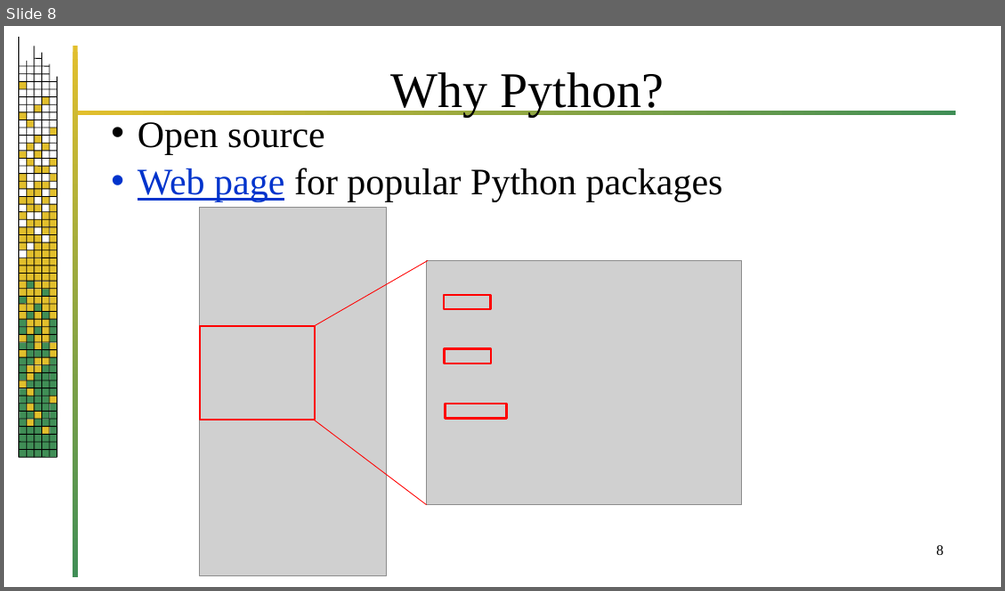
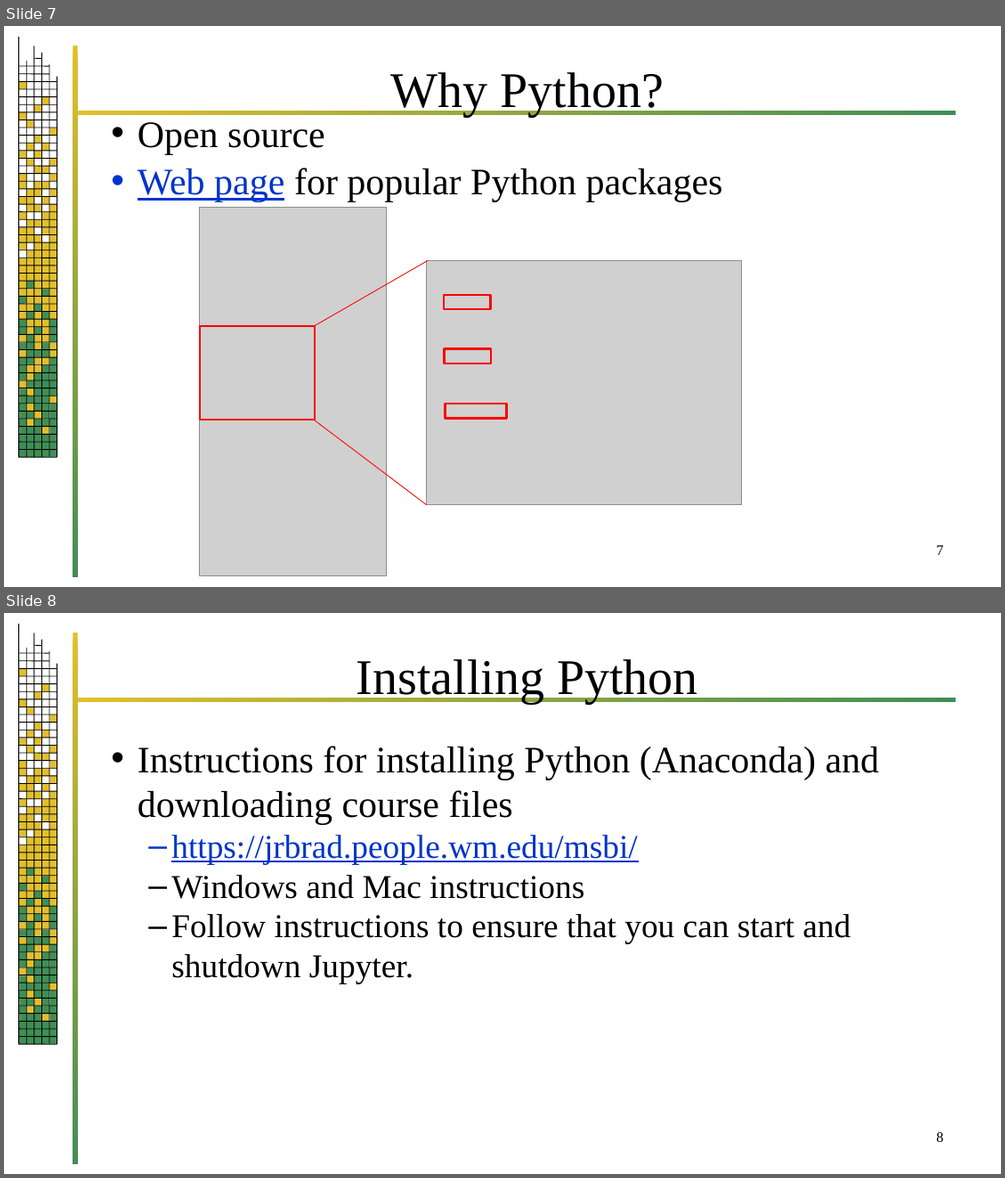
Before and after one commit to erinliebe/msbi, a slide deck: PythonInFourHours.pptx. Shown one above the other, each under a label of ours: slide 8 before the commit, slides 7 and 8 after it. The pictures are 1005x591 and 1005x1178 pixels, drawn with LibreOffice and Linux fonts; fonts in the diff are those of the drawing; grey boxes stand for pictures; background and template pictures are left out. Boxes give left, top, right and bottom in pixels: in the first picture for what was removed or moved away, otherwise in the second. Text is boxed around its words. In the diff, an @@ line names an element or a change of style, - is before the commit and + after.

```diff
--- a/PythonInFourHours.pptx
+++ b/PythonInFourHours.pptx
@@ slide 8 added at (x1=4, y1=613, x2=1001, y2=1174), background #FFFFFF; not listed: 220 template elements that a slide beside it also shows @@
@@ title added at (x1=356, y1=659, x2=698, y2=703), 48 pt, text #000000 @@
+Installing Python
@@ text added at (x1=138, y1=746, x2=880, y2=984), 32 pt, text #000000 @@
+• Instructions for installing Python (Anaconda) and downloading course files
+  – https://jrbrad.people.wm.edu/msbi/
+  – Windows and Mac instructions
+  – Follow instructions to ensure that you can start and shutdown Jupyter.
@@ page number added at (x1=936, y1=1132, x2=943, y2=1142), 14 pt, text #000000 @@
+8
@@ what was slide 8 is now slide 7 @@
@@ page number at (x1=936, y1=545, x2=943, y2=555): text changed @@
-8
+7
```
Also in this commit, not shown: 2 slides changed, 1 slide removed.
